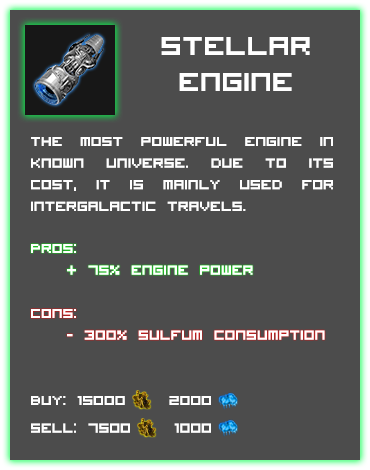
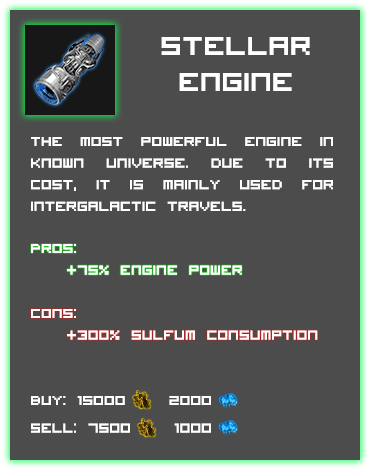
Before/after of a 370×470 layered artwork. What changed in the layer stack:
renamed "Cons: - 300% sulfum consumption" to "Cons: +300% sulfum consumption", painted on it over [69, 329, 325, 340]
renamed "Pros: + 75% engine power" to "Pros: +75% engine power", painted on it over [76, 264, 253, 275]
